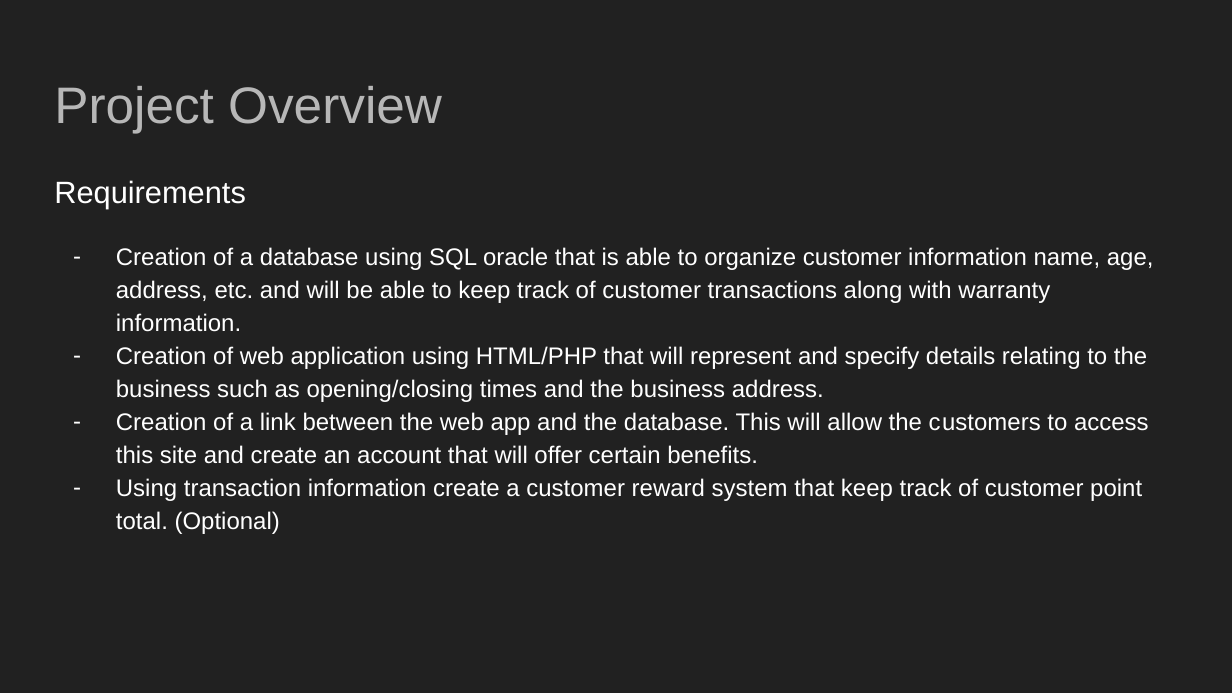
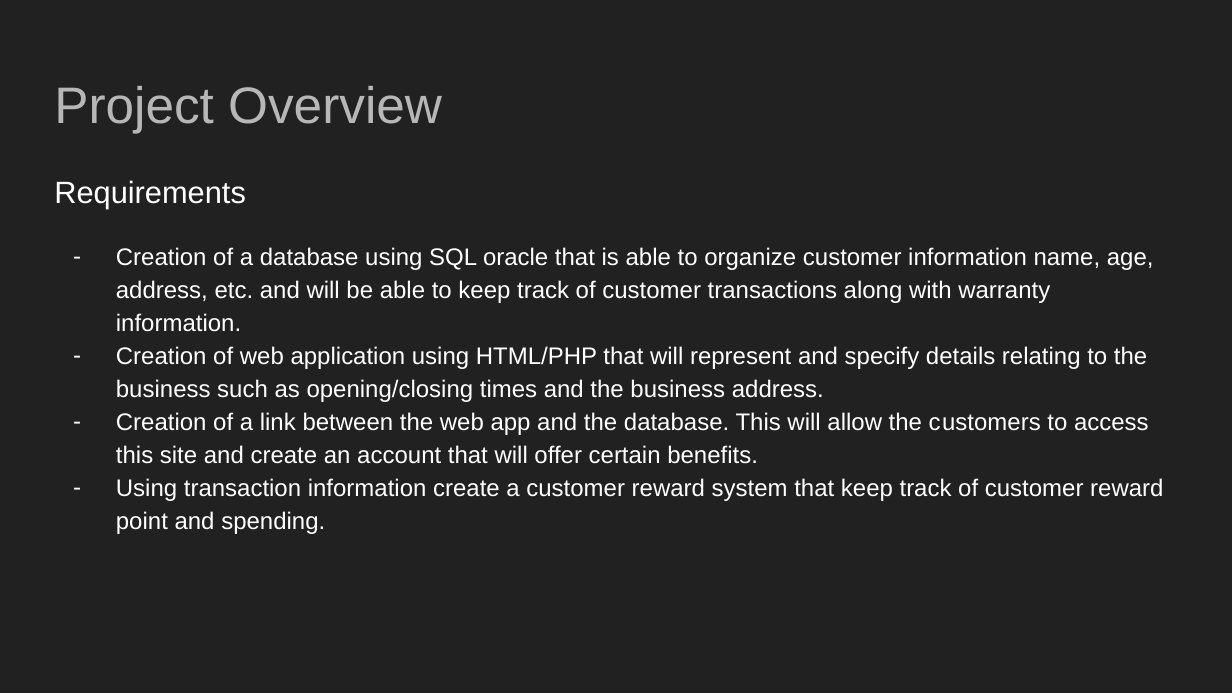
Before and after one commit to tzhang490/IS-436, a slide deck: slide 3 of IS 436: Deliverable 1.pptx. Drawn at 1232x693 pixels with LibreOffice and Linux fonts; fonts in the diff are those of the drawing. Boxes give left, top, right and bottom in pixels: in the first picture for what was removed or moved away, otherwise in the second. Text is boxed around its words. In the diff, an @@ line names an element or a change of style, - is before the commit and + after.

```diff
--- a/IS 436: Deliverable 1.pptx
+++ b/IS 436: Deliverable 1.pptx
@@ text at (116,478,1163,534): text changed @@
-– Using transaction information create a customer reward system that keep track of customer point total. (Optional)
+– Using transaction information create a customer reward system that keep track of customer reward point and spending.
```
Also in this commit, not shown: 2 other slides changed, 2 slides added, 1 slide removed.
